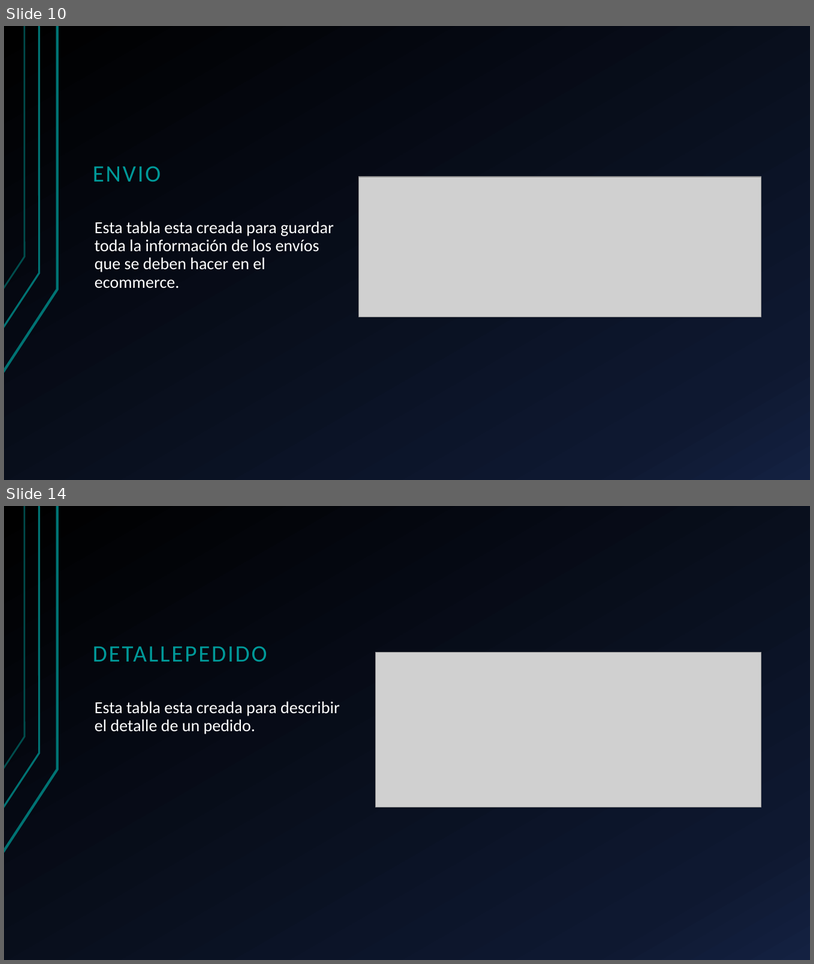
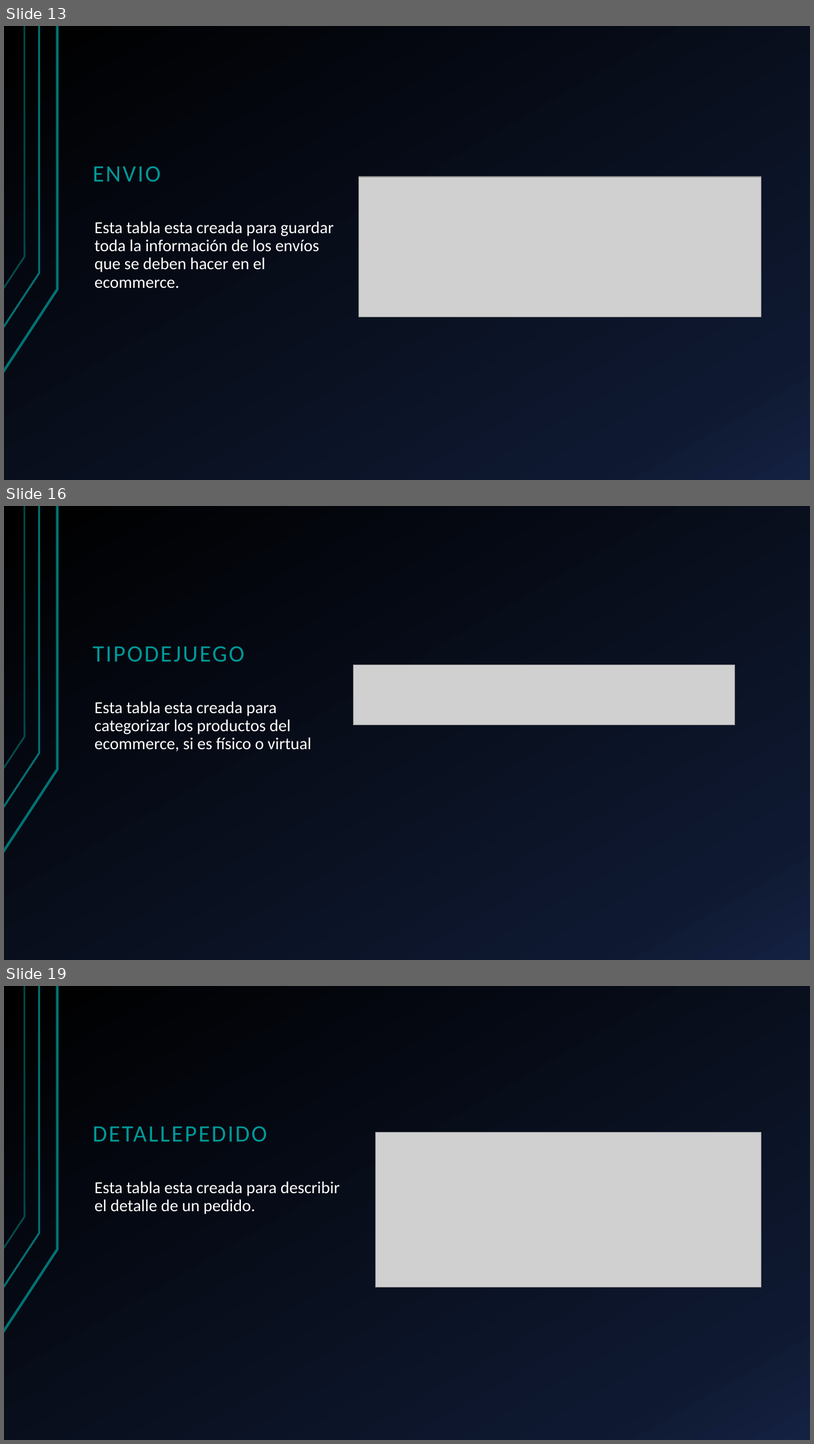
Before and after one commit to hferrer08/BDEcommerce, a slide deck: EcommerceVideojuegos+HubertFerrer.pptx. Shown one above the other, each under a label of ours: slides 10 and 14 before the commit, slides 13, 16 and 19 after it; the slides between them are not shown. The pictures are 814x964 and 814x1444 pixels, drawn with LibreOffice and Linux fonts; fonts in the diff are those of the drawing; grey boxes stand for pictures. Boxes give left, top, right and bottom in pixels: in the first picture for what was removed or moved away, otherwise in the second. Text is boxed around its words. In the diff, an @@ line names an element or a change of style, - is before the commit and + after.

```diff
--- a/EcommerceVideojuegos+HubertFerrer.pptx
+++ b/EcommerceVideojuegos+HubertFerrer.pptx
@@ slide 16 added at (4,506,810,960), background gradient #000000 to #0F1931 to #142242; not listed: 3 template elements that a slide beside it also shows @@
@@ title added at (93,646,245,661), 28 pt, text #009999 @@
+TIPODEJUEGO
@@ picture added at (354,665,735,725) @@
@@ text added at (95,701,312,751), 20 pt, text #FFFFFF @@
+Esta tabla esta creada para categorizar los productos del ecommerce, si es físico o virtual
@@ what was slide 10 is now slide 13 @@
@@ what was slide 14 is now slide 19 @@
```
Also in this commit, not shown: 5 slides changed, 6 other slides added, 1 slide removed, 10 other files.
